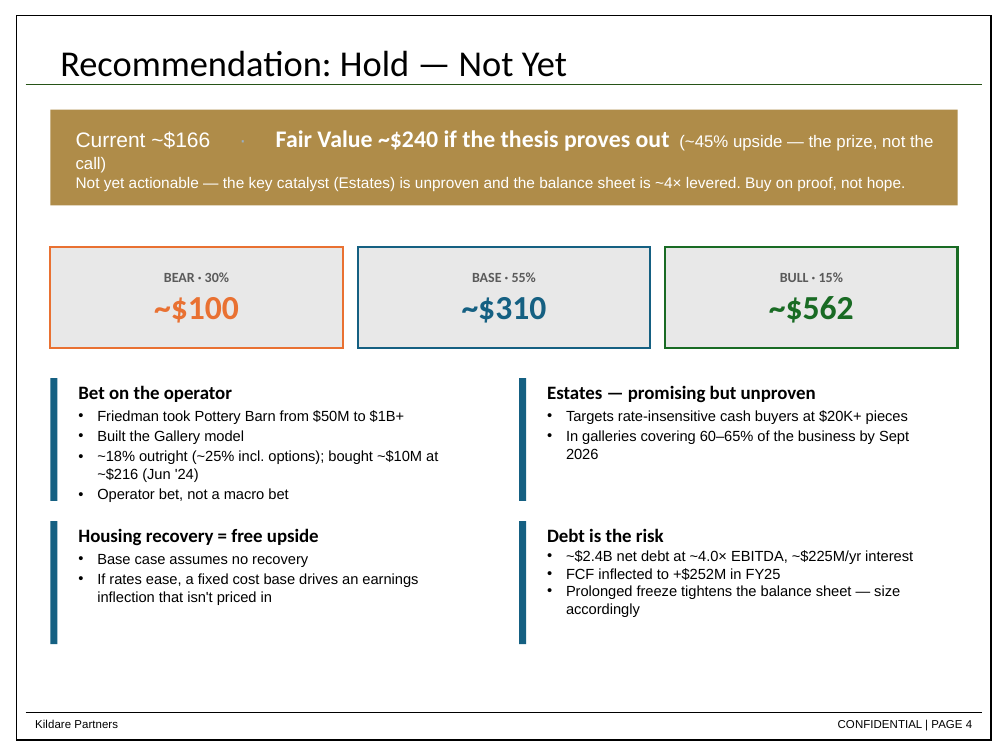
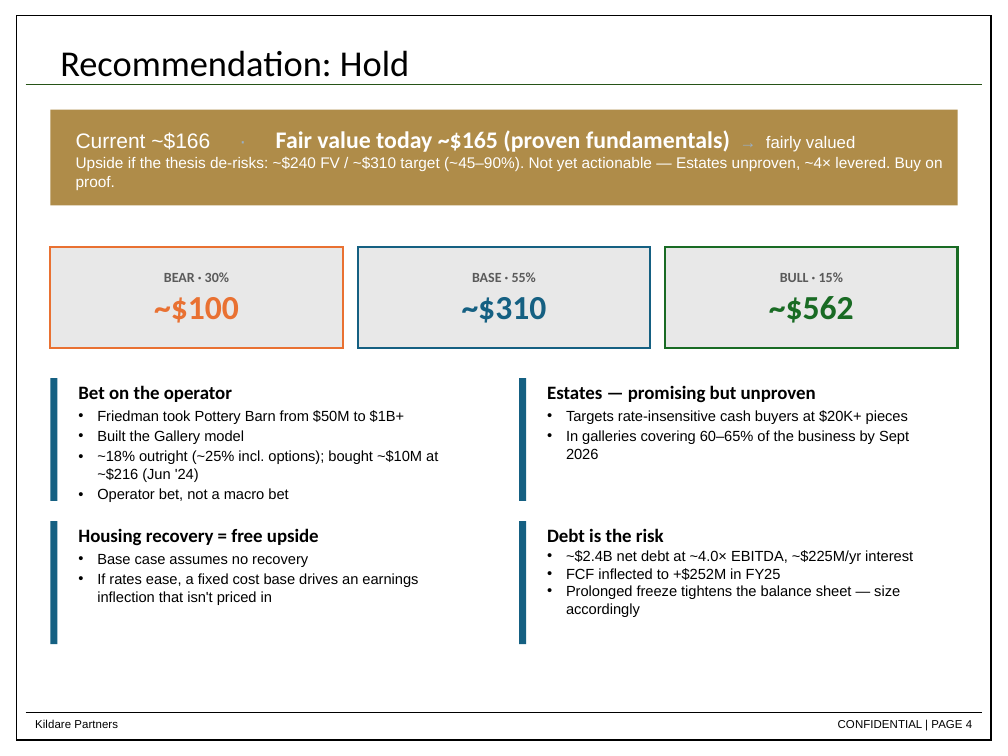
Before and after one commit to dchen88888/Nike-Stock-Pitch, a slide deck: slide 4 of RH_Stock_Pitch_updated.pptx. Drawn at 1008x756 pixels with LibreOffice and Linux fonts; fonts in the diff are those of the drawing. Boxes give left, top, right and bottom in pixels: in the first picture for what was removed or moved away, otherwise in the second. Text is boxed around its words. In the diff, an @@ line names an element or a change of style, - is before the commit and + after.

```diff
--- a/RH_Stock_Pitch_updated.pptx
+++ b/RH_Stock_Pitch_updated.pptx
@@ text at box(60, 50, 409, 85): text changed @@
-Recommendation: Hold — Not Yet
+Recommendation: Hold
@@ text in rectangle at box(76, 130, 942, 190): text changed @@
-Current ~$166 · Fair Value ~$240 if the thesis proves out (~45% upside — the prize, not the call)
-Not yet actionable — the key catalyst (Estates) is unproven and the balance sheet is ~4× levered. Buy on proof, not hope.
+Current ~$166 · Fair value today ~$165 (proven fundamentals) → fairly valued
+Upside if the thesis de-risks: ~$240 FV / ~$310 target (~45–90%). Not yet actionable — Estates unproven, ~4× levered. Buy on proof.
```
Also in this commit, not shown: 1 slide added, 1 other file.
